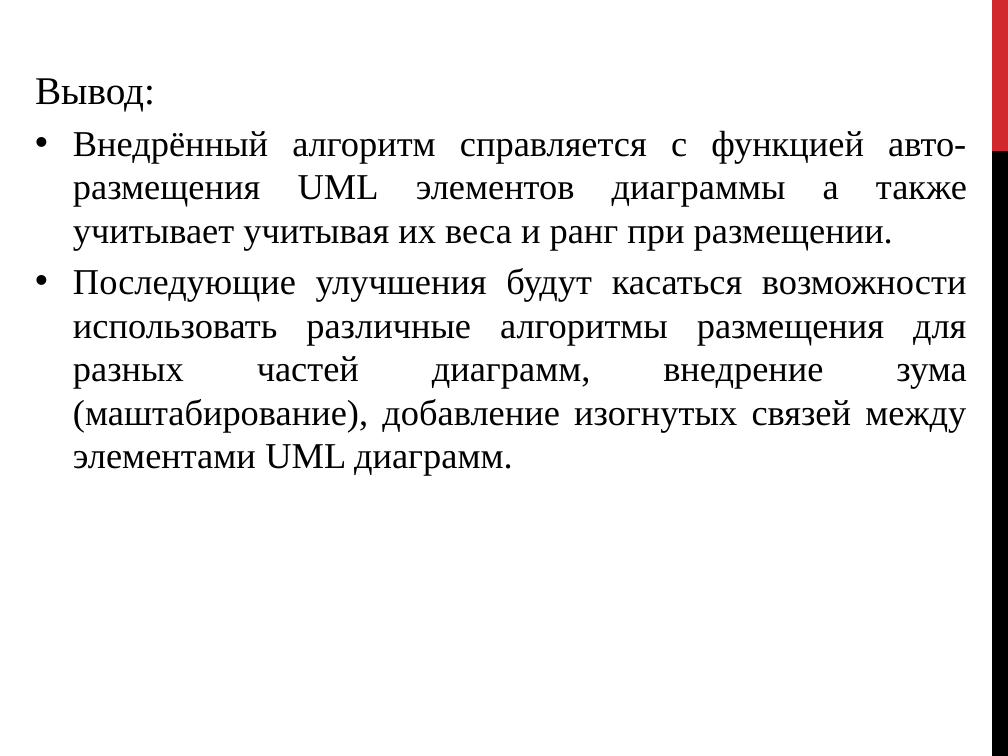
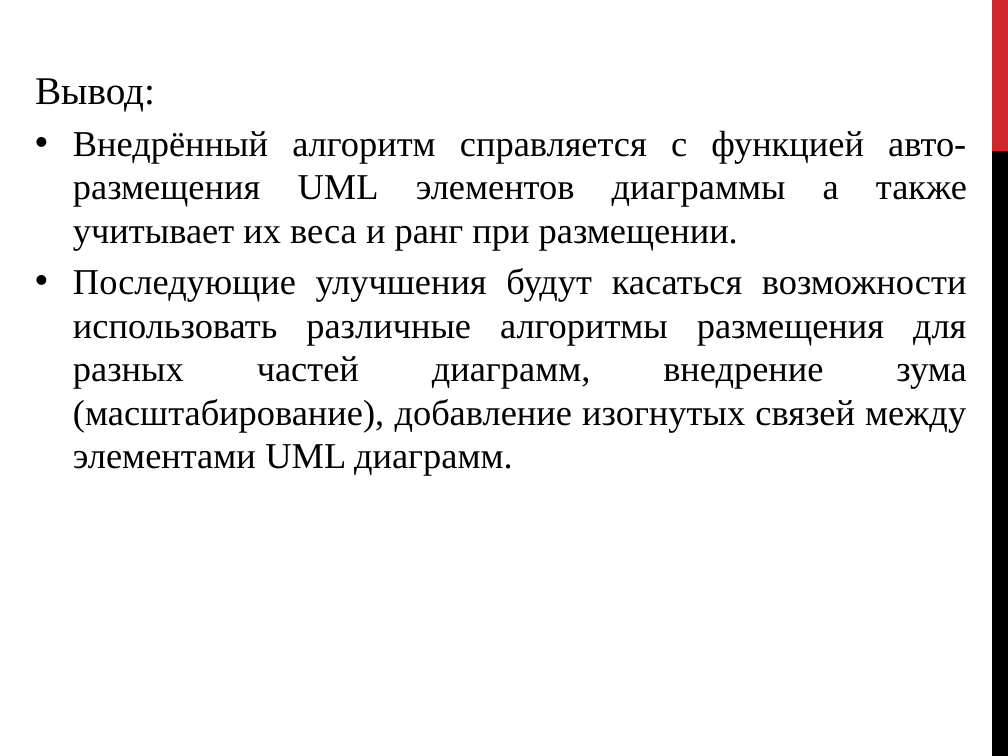
Before and after one commit to alexnodejs/onto-diploma, a slide deck: slide 18 of presentation/Slides_Viktor_Pecherskiy.pptx (slide 14 before the commit). Drawn at 1008x756 pixels with LibreOffice and Linux fonts; fonts in the diff are those of the drawing. Boxes give left, top, right and bottom in pixels: in the first picture for what was removed or moved away, otherwise in the second. Text is boxed around its words. In the diff, an @@ line names an element or a change of style, - is before the commit and + after.

```diff
--- a/presentation/Slides_Viktor_Pecherskiy.pptx
+++ b/presentation/Slides_Viktor_Pecherskiy.pptx
@@ text at bbox=[73, 130, 967, 432]: text changed @@
-• Внедрённый алгоритм справляется с функцией авто-размещения UML элементов диаграммы а также учитывает учитывая их веса и ранг при размещении.
-• Последующие улучшения будут касаться возможности использовать различные алгоритмы размещения для разных частей диаграмм, внедрение зума (маштабирование), добавление изогнутых связей между элементами UML диаграмм.
+• Внедрённый алгоритм справляется с функцией авто-размещения UML элементов диаграммы а также учитывает их веса и ранг при размещении.
+• Последующие улучшения будут касаться возможности использовать различные алгоритмы размещения для разных частей диаграмм, внедрение зума (масштабирование), добавление изогнутых связей между элементами UML диаграмм.
```
Also in this commit, not shown: 4 other slides changed, 5 slides added, 3 other files.
